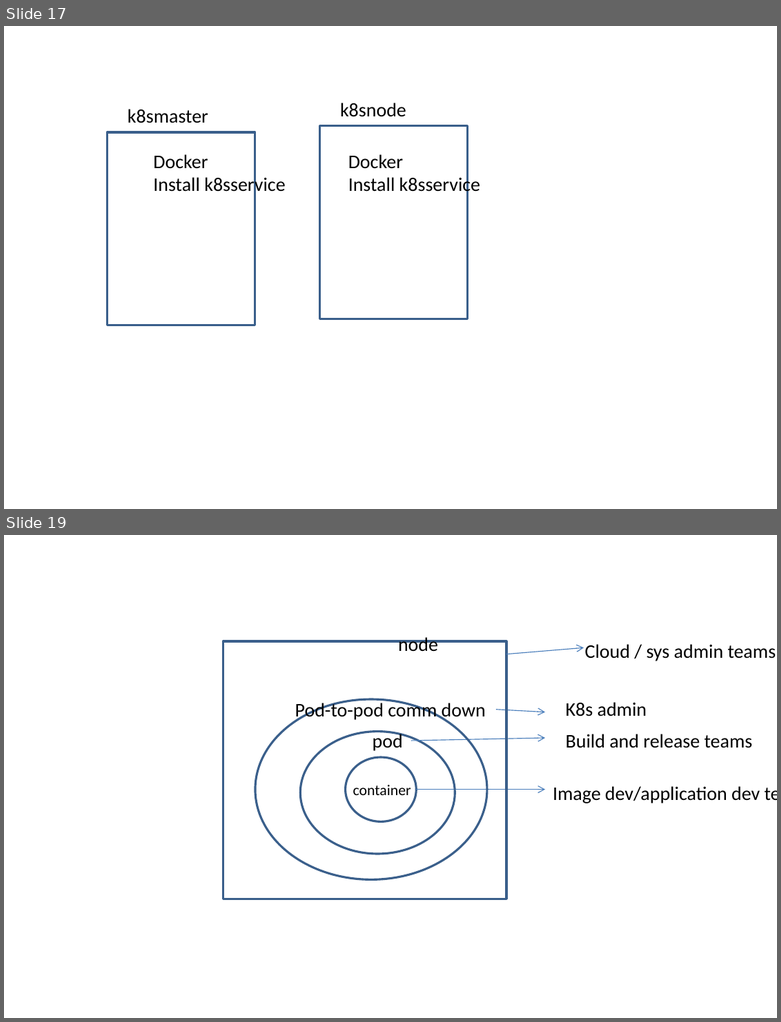
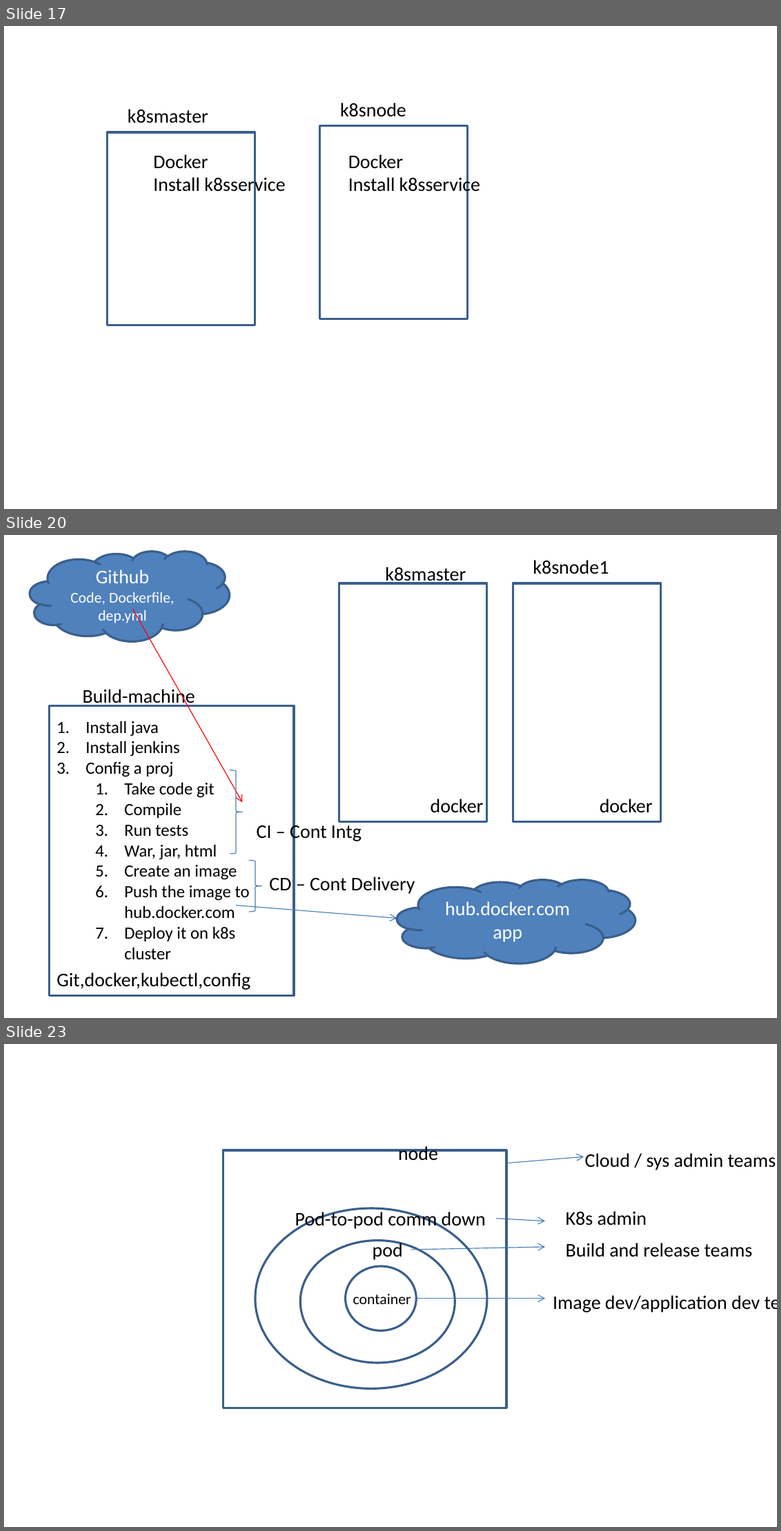
Before and after one commit to AdityaSP/ora-jul15-dock-kube, a slide deck: rough-diag.pptx. Shown one above the other, each under a label of ours: slides 17 and 19 before the commit, slides 17, 20 and 23 after it; the slides between them are not shown. The pictures are 781x1022 and 781x1531 pixels, drawn with LibreOffice and Linux fonts; fonts in the diff are those of the drawing. Boxes give left, top, right and bottom in pixels: in the first picture for what was removed or moved away, otherwise in the second. Text is boxed around its words. In the diff, an @@ line names an element or a change of style, - is before the commit and + after.

```diff
--- a/rough-diag.pptx
+++ b/rough-diag.pptx
@@ slide 20 added at (x1=4, y1=535, x2=777, y2=1018), background #FFFFFF @@
@@ cloud added at (x1=30, y1=552, x2=229, y2=642), fill #4F81BD, outline #3A5F8C 2 pt, 14 pt, text #FFFFFF @@
+Github
+Code, Dockerfile, dep.yml
@@ text added at (x1=385, y1=567, x2=466, y2=585), 18 pt, text #000000 @@
+k8smaster
@@ text added at (x1=533, y1=560, x2=608, y2=574), 18 pt, text #000000 @@
+k8snode1
@@ rectangle added at (x1=339, y1=583, x2=487, y2=821), outline #3A5F8C 2 pt @@
@@ rectangle added at (x1=513, y1=583, x2=661, y2=821), outline #3A5F8C 2 pt @@
@@ arrow added from (133, 610) to (242, 803), #FF0000 0.75 pt @@
@@ text added at (x1=83, y1=687, x2=195, y2=707), 18 pt, text #000000 @@
+Build-machine
@@ rectangle added at (x1=49, y1=706, x2=294, y2=996), outline #3A5F8C 2 pt @@
@@ text added at (x1=85, y1=721, x2=250, y2=959), 16 pt, text #000000 @@
+1. Install java
+2. Install jenkins
+3. Config a proj
+  1. Take code git
+  2. Compile
+  3. Run tests
+  4. War, jar, html
+  5. Create an image
+  6. Push the image to hub.docker.com
+  7. Deploy it on k8s cluster
@@ right brace added at (x1=230, y1=770, x2=243, y2=853), outline #4B7EBC 0.75 pt @@
@@ text added at (x1=430, y1=799, x2=484, y2=813), 18 pt, text #000000 @@
+docker
@@ text added at (x1=599, y1=799, x2=653, y2=813), 18 pt, text #000000 @@
+docker
@@ text added at (x1=257, y1=822, x2=361, y2=843), 18 pt, text #000000 @@
+CI – Cont Intg
@@ right brace added at (x1=249, y1=861, x2=262, y2=912), outline #4B7EBC 0.75 pt @@
@@ text added at (x1=269, y1=877, x2=415, y2=894), 18 pt, text #000000 @@
+CD – Cont Delivery
@@ cloud added at (x1=397, y1=880, x2=635, y2=963), fill #4F81BD, outline #3A5F8C 2 pt, 18 pt, text #FFFFFF @@
+hub.docker.com
+app
@@ arrow added from (236, 905) to (397, 919), #4B7EBC 0.75 pt @@
@@ text added at (x1=56, y1=972, x2=250, y2=990), 18 pt, text #000000 @@
+Git,docker,kubectl,config
@@ what was slide 19 is now slide 23 @@
```
Also in this commit, not shown: 2 slides changed, 3 other slides added.
